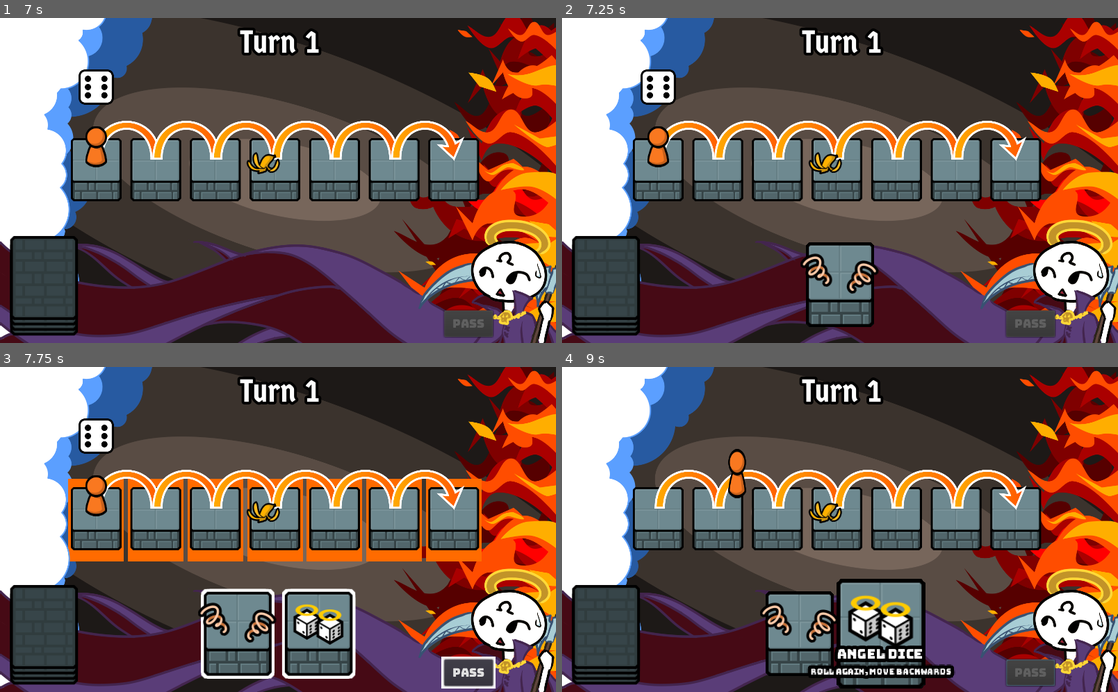
Above: before the commit, frames 1-4 (two rows, left to right).
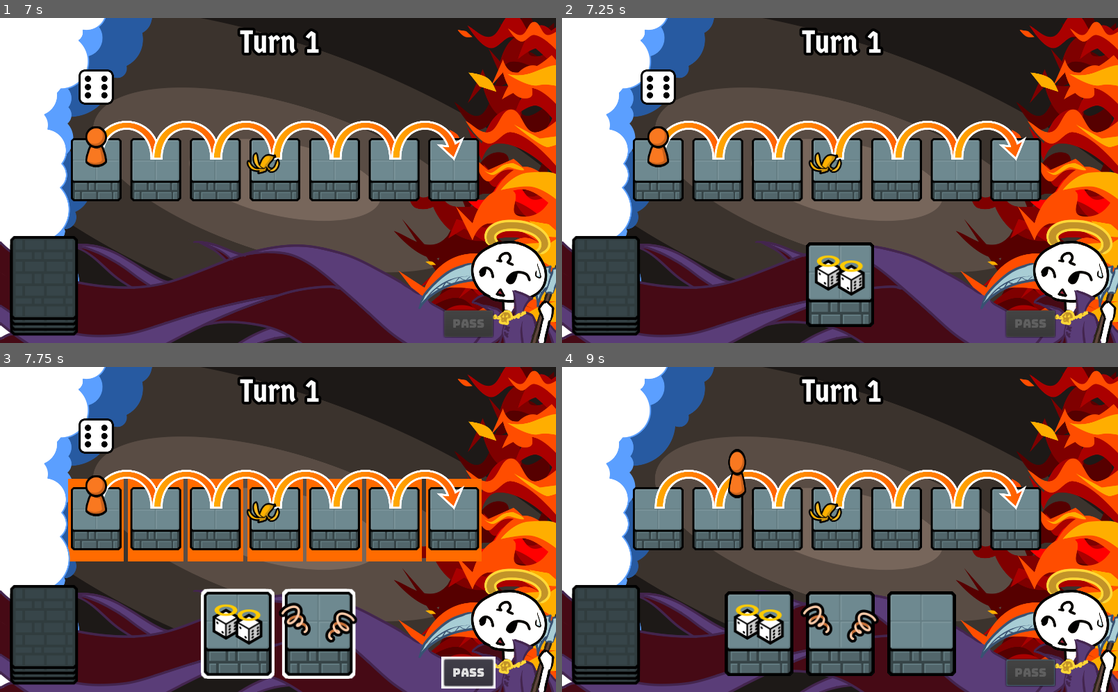
Above: after the commit, the same moments.

Repository: notapixelstudio/gaod
Game: Godot game, scene res://Room.tscn
The game is run twice, just before and just after one commit, with the same random seed, the same clock (stepped at 60 frames per second) and the same inputs. Sound files missing from this copy of the repository are replaced by a short silence.
Inputs (mouse positions are in pixels of both pictures, inside the frame that each line leads up to):
- Up to frame 1 (7 s): tap Enter at 0.5, 2.75 s; move the mouse to (400, 164) at 0.52 s; click (400, 164) at 0.67 s; drag from (166, 196) to (455, 157) at 1.27 s; tap Space at 2, 6.5 s; move the mouse to (333, 109) at 2.02 s; click (333, 109) at 2.17 s; drag from (250, 245) to (394, 157) at 2.77 s; move the mouse to (444, 229) at 3.52 s; click (444, 229) at 3.67 s; drag from (111, 131) to (333, 157) at 4.27 s; move the mouse to (305, 180) at 5.02 s; click (305, 180) at 5.17 s; drag from (194, 99) to (272, 157) at 5.77 s; move the mouse to (400, 164) at 6.52 s; click (400, 164) at 6.67 s
- Up to frame 2 (7.25 s): no input
- Up to frame 3 (7.75 s): drag from (278, 633) to (216, 506) at 7.27 s
- Up to frame 4 (9 s): click "PASS" at 8 s; move the mouse to (878, 633) at 8.77 s; click (878, 633) at 8.92 s

Frame 1 is identical in both runs. In frame 2, 1.0% of the frame differs, in the area x 42-57%, y 72-86%; in frame 3, 2.1%; in frame 4, 9.9%, in the area x 29-71%, y 65-99%.

Commit message:
Three cards hand.

Diff:
--- a/godot/Deck.gd
+++ b/godot/Deck.gd
@@ -3,6 +3,7 @@
 class_name Deck
 
 var cards := [
+	'empty',
 	'springs',
 	'angel dice'
 ]
--- a/godot/Room.gd
+++ b/godot/Room.gd
@@ -3,7 +3,7 @@
 var start := true
 var turn := 0
 var deck
-var max_hand_size := 2
+var max_hand_size := 3
 
 func _ready():
 	Events.connect('mortal_about_to_move', self, '_on_mortal_about_to_move')
@@ -49,7 +49,7 @@
 	yield(get_tree().create_timer(0.5), "timeout")
 
 	if start:
-		self.draw(2)
+		self.draw(3)
 		start = false
 	else:
 		if $Hand.get_hand_size() < max_hand_size:
